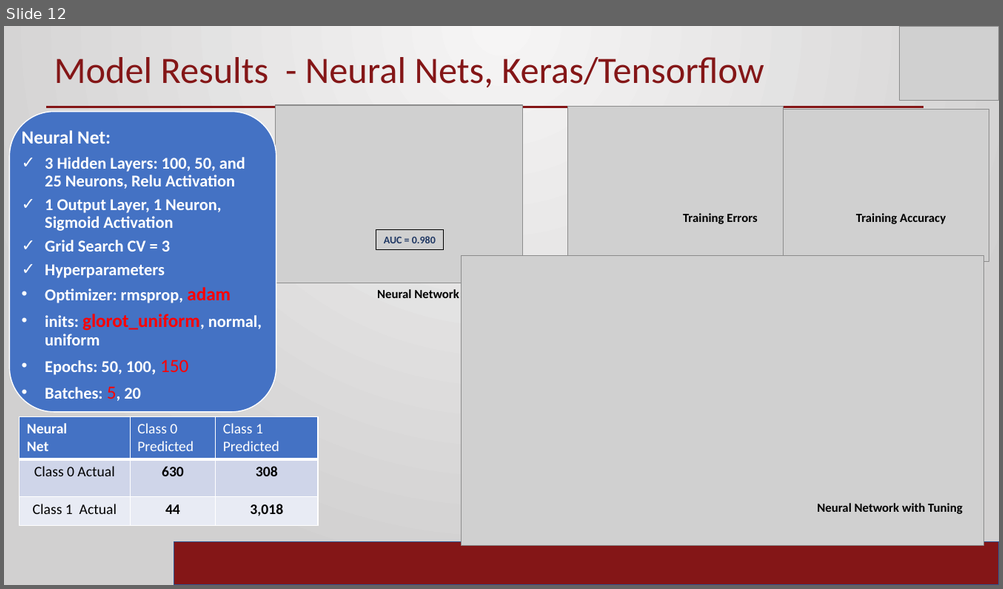
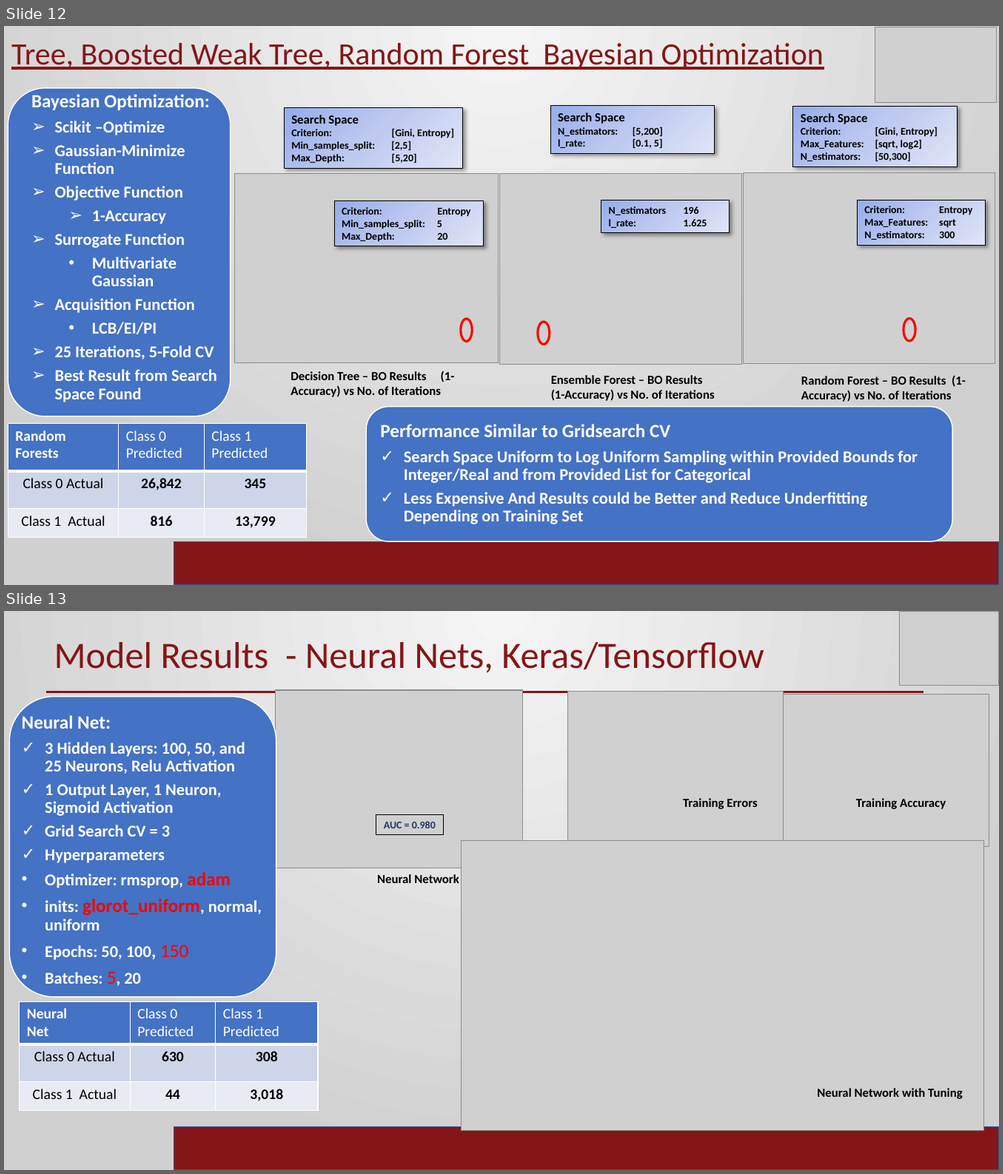
Before and after one commit to ramrao0102/DSA5900-Project, a slide deck: Ram_Rao_Final_Practicum.pptx. Shown one above the other, each under a label of ours: slide 12 before the commit, slides 12 and 13 after it. The pictures are 1003x589 and 1003x1174 pixels, drawn with LibreOffice and Linux fonts; fonts in the diff are those of the drawing; grey boxes stand for pictures; background and template pictures are left out. Boxes give left, top, right and bottom in pixels: in the first picture for what was removed or moved away, otherwise in the second. Text is boxed around its words. In the diff, an @@ line names an element or a change of style, - is before the commit and + after.

```diff
--- a/Ram_Rao_Final_Practicum.pptx
+++ b/Ram_Rao_Final_Practicum.pptx
@@ slide 12 added at (4, 26, 999, 585), background gradient #F6F6F6 to #D2D1D1; not listed: 1 template element that a slide beside it also shows @@
@@ text added at (11, 43, 823, 70), 30 pt, text #841617, underline @@
+Tree, Boosted Weak Tree, Random Forest Bayesian Optimization
@@ picture added at (875, 27, 996, 103) @@
@@ rounded rectangle added at (8, 88, 230, 416), fill #4472C4, outline #FFFFFF 1 pt @@
@@ text added at (31, 94, 217, 381), 16 pt, text #FFFFFF, bold @@
+Bayesian Optimization:
+➢ Scikit –Optimize
+➢ Gaussian-Minimize Function
+➢ Objective Function
+  ➢ 1-Accuracy
+➢ Surrogate Function
+  • Multivariate Gaussian
+➢ Acquisition Function
+  • LCB/EI/PI
+➢ 25 Iterations, 5-Fold CV
+➢ Best Result from Search Space Found
@@ rectangle added at (284, 108, 463, 169), fill gradient #96ABEA to #C0CBF0 to #E0E5F7, outline #000000 0.75 pt, 10 pt, text #000000, bold @@
+Search Space
+Criterion: [Gini, Entropy]
+Min_samples_split: [2,5]
+Max_Depth: [5,20]
@@ rectangle added at (550, 106, 714, 153), fill gradient #96ABEA to #C0CBF0 to #E0E5F7, outline #000000 0.75 pt, 10 pt, text #000000, bold @@
+Search Space
+N_estimators: [5,200]
+l_rate: [0.1, 5]
@@ rectangle added at (794, 107, 958, 167), fill gradient #96ABEA to #C0CBF0 to #E0E5F7, outline #000000 0.75 pt, 10 pt, text #000000, bold @@
+Search Space
+Criterion: [Gini, Entropy]
+Max_Features: [sqrt, log2]
+N_estimators: [50,300]
@@ picture added at (235, 173, 498, 363) @@
@@ picture added at (499, 174, 742, 366) @@
@@ picture added at (743, 173, 995, 365) @@
@@ rectangle added at (335, 201, 484, 247), fill gradient #96ABEA to #C0CBF0 to #E0E5F7, outline #000000 0.75 pt, 10 pt, text #000000, bold @@
+Criterion: Entropy
+Min_samples_split: 5
+Max_Depth: 20
@@ rectangle added at (601, 201, 729, 233), fill gradient #96ABEA to #C0CBF0 to #E0E5F7, outline #000000 0.75 pt, 10 pt, text #000000, bold @@
+N_estimators 196
+l_rate: 1.625
@@ rectangle added at (856, 200, 985, 245), fill gradient #96ABEA to #C0CBF0 to #E0E5F7, outline #000000 0.75 pt, 10 pt, text #000000, bold @@
+Criterion: Entropy
+Max_Features: sqrt
+N_estimators: 300
@@ ellipse added at (461, 319, 472, 341), outline #FF0000 2.25 pt @@
@@ ellipse added at (538, 322, 549, 345), outline #FF0000 2.25 pt @@
@@ ellipse added at (903, 318, 915, 340), outline #FF0000 2.25 pt @@
@@ text added at (290, 372, 455, 397), 12 pt, text #000000, bold @@
+Decision Tree – BO Results (1-Accuracy) vs No. of Iterations
@@ text added at (551, 375, 714, 401), 12 pt, text #000000, bold @@
+Ensemble Forest – BO Results (1-Accuracy) vs No. of Iterations
@@ text added at (801, 375, 965, 402), 12 pt, text #000000, bold @@
+Random Forest – BO Results (1-Accuracy) vs No. of Iterations
@@ table added at (8, 423, 306, 538), 3 rows, 3 columns @@
+Random Forests | Class 0 / Predicted | Class 1 / Predicted
+Class 0 Actual | 26,842 | 345
+Class 1 Actual | 816 | 13,799
@@ rounded rectangle added at (366, 407, 952, 543), fill #4472C4, outline #FFFFFF 1 pt @@
@@ text added at (380, 424, 917, 525), 16 pt, text #FFFFFF, bold @@
+Performance Similar to Gridsearch CV
+✓ Search Space Uniform to Log Uniform Sampling within Provided Bounds for Integer/Real and from Provided List for Categorical
+✓ Less Expensive And Results could be Better and Reduce Underfitting Depending on Training Set
@@ what was slide 12 is now slide 13 @@
```
Also in this commit, not shown: 6 slides changed, 1 other slide added, 1 other file.
